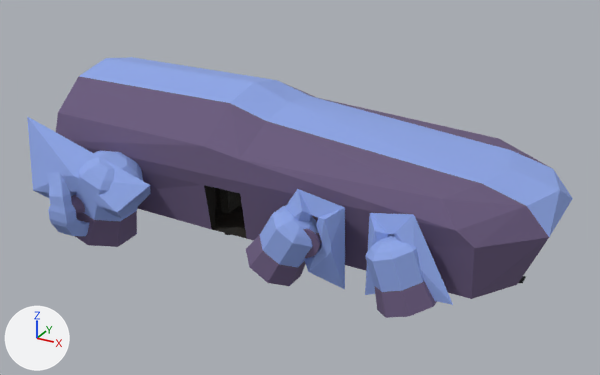
The glTF model ship/Ship2.glb, before and after one commit.
The view is the same before and after, from a 50 mm camera at (41.8, -65.0, 34.8) aimed at (7.9, -3.5, 4.1). The lights are fixed; the arrows at lower left show +X, +Y and +Z. Where no turn or scale is listed for an object, it has been applied to the vertices.

Objects in the first picture: 'Chassis', 'DoorGarage', 'ThrusterBack.HighTech', 'ThrusterBack.Retro', 'ThrusterFront.HighTech', 'ThrusterFront.Retro', 'ThrusterMid.HighTech', 'ThrusterMid.Retro'.
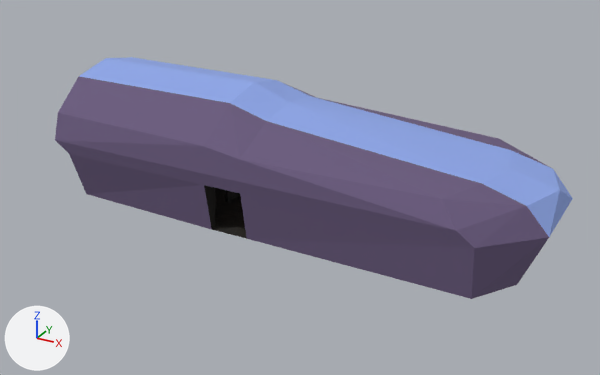
Location of each change, [x1, y1, x2, y2] in pixels of the pictures (600 x 375 px):
'Chassis', recoloured: [55, 129, 525, 296] in both
'ThrusterBack.HighTech', deleted (blue): before [27, 116, 150, 236]
'ThrusterFront.Retro', deleted: before [365, 234, 437, 318]
'ThrusterBack.Retro', deleted: before [75, 150, 143, 247]
'ThrusterMid.Retro', deleted: before [246, 206, 321, 286]
'ThrusterMid.HighTech', deleted (blue): before [285, 189, 345, 289]
'ThrusterFront.HighTech', deleted (blue): before [365, 213, 453, 305]
'DoorGarage', no longer drawn: before [219, 189, 242, 235]
'LandingGear.Front.001', deleted: before [519, 276, 526, 283]

Diff of the bpy script that builds the scene:
```diff
--- a/ship/Ship2.glb.py
+++ b/ship/Ship2.glb.py
@@ mat_exteriorsecondary_001 @@
 n0 = _N.new('ShaderNodeBsdfPrincipled'); n0.name = 'Principled BSDF'
-n0.inputs[0].default_value = (0.274, 0.386, 0.8, 1.0)  # 'Base Color', blue #8fa7e7
 n0.inputs[2].default_value = 1.0  # 'Roughness'
 n1 = _N.new('ShaderNodeOutputMaterial'); n1.name = 'Material Output'
+n2 = _N.new('ShaderNodeMix'); n2.name = 'Mix'
+n2.data_type = 'RGBA'
+n2.blend_type = 'MULTIPLY'
+n2.inputs[0].default_value = 1.0  # 'Factor'
+n2.inputs[7].default_value = (0.274, 0.386, 0.8, 1.0)  # 'B', blue #8fa7e7
+n3 = _N.new('ShaderNodeVertexColor'); n3.name = 'Color Attribute'
 _L.new(n0.outputs[0], n1.inputs[0])  # 'BSDF' to 'Surface'
+_L.new(n2.outputs[2], n0.inputs[0])  # 'Result' to 'Base Color'
+_L.new(n3.outputs[0], n2.inputs[6])  # 'Color' to 'A'
@@ ob_landinggear_front_001 @@
-ob_landinggear_front_001 = bpy.data.objects.new('LandingGear.Front.001', me_cube_005)
-ob_landinggear_front_001.location = (24.75, 0.0, -1.59)
@@ ob_thrusterback_retro @@
-ob_thrusterback_retro = bpy.data.objects.new('ThrusterBack.Retro', me_cylinder)
-ob_thrusterback_retro.location = (-8.0, -11.36, 4.22)
@@ ob_thrustermid_retro @@
-ob_thrustermid_retro = bpy.data.objects.new('ThrusterMid.Retro', me_cylinder_005)
-ob_thrustermid_retro.location = (11.51, -11.36, 3.64)
@@ ob_thrusterfront_retro @@
-ob_thrusterfront_retro = bpy.data.objects.new('ThrusterFront.Retro', me_cylinder_006)
-ob_thrusterfront_retro.location = (20.83, -11.36, 3.64)
@@ ob_thrusterback_hightech @@
-ob_thrusterback_hightech = bpy.data.objects.new('ThrusterBack.HighTech', me_cube)
-ob_thrusterback_hightech.location = (-9.66, -8.7, 2.56)
@@ ob_thrusterfront_hightech @@
-ob_thrusterfront_hightech = bpy.data.objects.new('ThrusterFront.HighTech', me_cube_010)
-ob_thrusterfront_hightech.location = (21.11, -8.7, 3.47)
@@ ob_thrustermid_hightech @@
-ob_thrustermid_hightech = bpy.data.objects.new('ThrusterMid.HighTech', me_cube_009)
-ob_thrustermid_hightech.location = (12.41, -8.7, 3.47)
```
